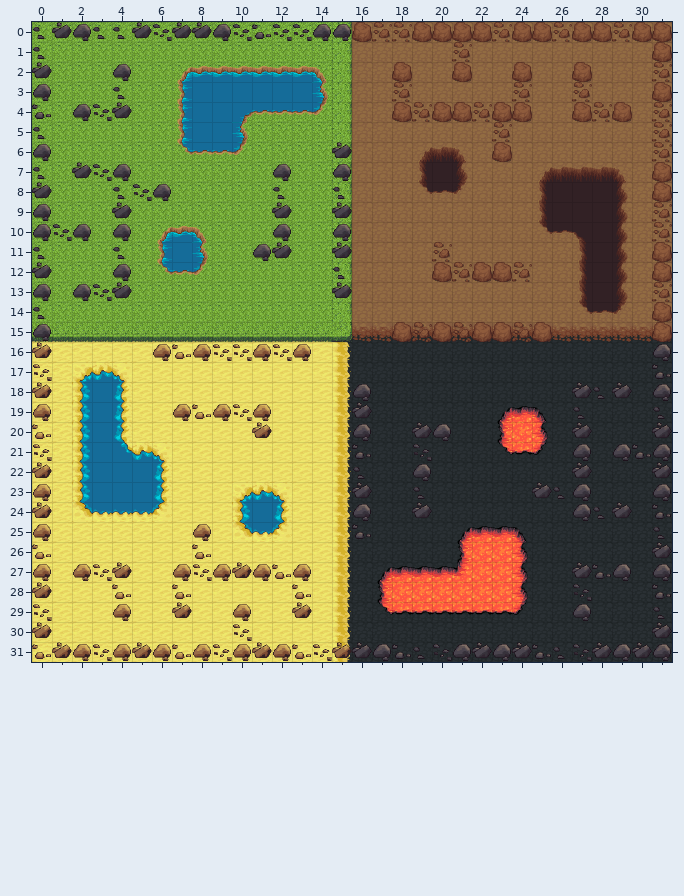
A Tiled map gets an edit: graphics_src/maps/fourbase.tmx. The picture above was drawn from the file before the commit.
Cells are 32x32 px. Shown: x 0..31, y 0..31.
The same view after the edit:
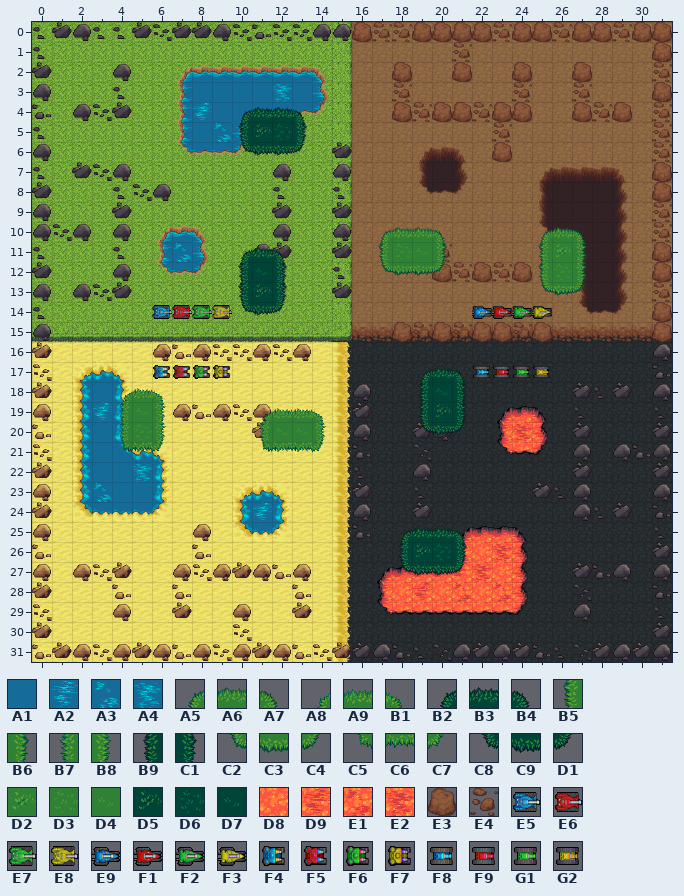
Key: from "palette_terrain": A1 82, A2 123, A3 124, A4 125, A5 168, A6 169, A7 170, A8 171, A9 172, B1 173, B2 174, B3 175, B4 176, B5 189, B6 191, B7 192, B8 194, B9 195, C1 197, C2 210, C3 211, C4 212, C5 213, C6 214, C7 215, C8 216, C9 217, D1 218, D2 231, D3 232, D4 233, D5 237, D6 238, D7 239, D8 325, D9 366, E1 367, E2 368, E3 439, E4 440; from "tanks": E5 0, E6 1, E7 2, E8 3, E9 4, F1 5, F2 6, F3 7, F4 8, F5 9, F6 10, F7 11, F8 12, F9 13, G1 14, G2 15.
__ is an empty cell.
Tiles replaced or removed in this view: A1, D8, E3, E4.
Tiles of an added or newly shown layer are drawn over the layers below it.
Message: Add cover and tanks to fourbase.
What changed:
Changed rows in their new state; .. is an unchanged cell.
Layer "water":
first column x 8:
 3 .. .. .. .. A4
 4 A2 .. .. .. ..
 5 .. A3 .. .. ..
first column x 7:
11 A3
first column x 3:
19 A2 .. .. .. .. .. .. .. .. .. .. .. .. .. .. .. .. .. .. .. .. ..
20 .. .. .. .. .. .. .. .. .. .. .. .. .. .. .. .. .. .. .. .. .. E2
22 .. .. A4 .. .. .. .. .. .. .. .. .. .. .. .. .. .. .. .. .. .. ..
23 A3 .. .. .. .. .. .. .. .. .. .. .. .. .. .. .. .. .. .. .. .. ..
24 .. .. .. .. .. .. .. .. A2 .. .. .. .. .. .. .. .. .. .. .. .. ..
26 .. .. .. .. .. .. .. .. .. .. .. .. .. .. .. .. .. .. .. .. E2 ..
27 .. .. .. .. .. .. .. .. .. .. .. .. .. .. .. .. .. .. .. E2 .. ..
28 .. .. .. .. .. .. .. .. .. .. .. .. .. .. .. .. D9 .. E1 .. E1 ..
Layer "rock":
first column x 23:
12 E4 E3
Layer "tanks" (added):
first column x 6:
14 E5 E6 E7 E8 .. .. .. .. .. .. .. .. .. .. .. .. E9 F1 F2 F3
17 F4 F5 F6 F7 .. .. .. .. .. .. .. .. .. .. .. .. F8 F9 G1 G2
Layer "cover" (added):
first column x 10:
 4 B2 B3 B3 B4
 5 B9 D5 D6 C1
 6 C8 C9 C9 D1
first column x 4:
10 .. .. .. .. .. .. .. .. .. .. .. .. .. A5 A6 A6 A7 .. .. .. .. A5 A6 A7
11 .. .. .. .. .. .. B2 B3 B4 .. .. .. .. B5 D3 D4 B6 .. .. .. .. B5 D2 B6
12 .. .. .. .. .. .. B9 D7 C1 .. .. .. .. C2 C3 C3 C4 .. .. .. .. B5 D3 B6
13 .. .. .. .. .. .. B9 D5 C1 .. .. .. .. .. .. .. .. .. .. .. .. C2 C3 C4
14 .. .. .. .. .. .. C8 C9 D1 .. .. .. .. .. .. .. .. .. .. .. .. .. .. ..
17 .. .. .. .. .. .. .. .. .. .. .. .. .. .. .. B2 B3 B4 .. .. .. .. .. ..
18 A8 A9 B1 .. .. .. .. .. .. .. .. .. .. .. .. B9 D7 C1 .. .. .. .. .. ..
19 B7 D4 B8 .. .. .. .. A8 A9 A9 B1 .. .. .. .. B9 D5 C1 .. .. .. .. .. ..
20 B7 D3 B8 .. .. .. .. B7 D4 D4 B8 .. .. .. .. C8 C9 D1 .. .. .. .. .. ..
21 C5 C6 C7 .. .. .. .. C5 C6 C6 C7 .. .. .. .. .. .. .. .. .. .. .. .. ..
first column x 18:
25 B2 B3 B3 B4
26 B9 D5 D6 C1
27 C8 C9 C9 D1
